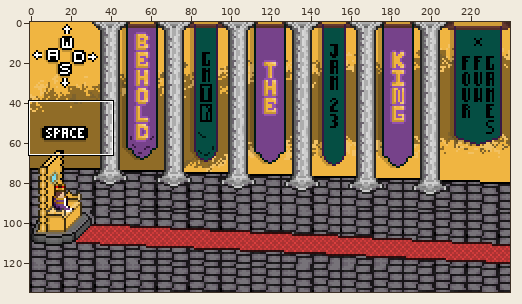
Edited in one commit: sprite sheet (Menus/MainMenu/Throne_Hall_Background.png). The picture above shows the old version from afar; the outline marks the close-up.
Close-up. Before the edit:
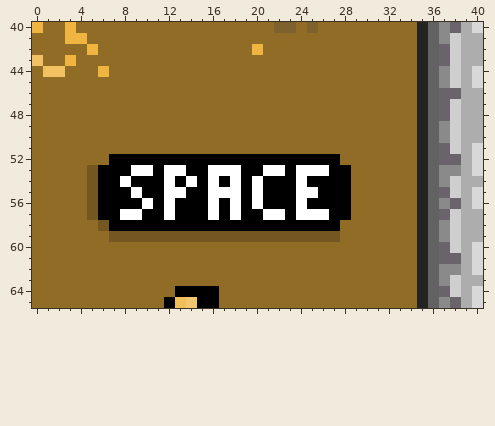
The file is 240x135 pixels. Colours within 5 levels of each other are drawn and written as one. Shown: x 0..40, y 40..65.
After the commit:
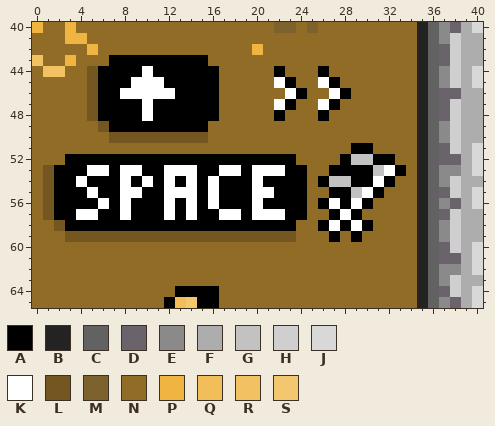
Palette (. is transparent): A #000000  B #232323  C #626262  D #6a636c  E #8a8a8a  F #adadad  G #c2c2c2  H #cfcfcf  J #d8d8d8  K #ffffff  L #735620  M #7d622d  N #906c27  P #f0b541  Q #f2be5a  R #f2c162  S #f3c670
From old to new:
Changed rows in their new state; - is an unchanged pixel.
first column x 1:
43 ------AAAAAAAAA------------------
44 ----LAAAAKAAAAAA-----A---A-------
45 ----LAAAKKKAAAAA-----KA--KA------
46 ----LAAKKKKKAAAA------KA--KA-----
47 ----LAAAAKAAAAAA-----KA--KA------
48 ----LAAAAKAAAAAA-----A---A-------
49 -----LAAAAAAAAA------------------
50 ------LLLLLLLLL------------------
51 ----------------------------AA---
52 --AAAA-----------------NNNNAGGAA-
53 LAAAKK-K-A---K-A---K---ANN--AAGKA
54 LAAKA----K-------A-----AN-GGAAKA-
55 LAAAK--K-----K--AA--K--ANN--GKA--
56 LAAAAK-K-A---K---A-----AN-K-KA---
57 LAAKK---A----K-AK--K---ANN-KA----
58 -LAAAA-----------------NN-KAKA---
59 --LLLL-----------------NNNA-A----
Where, in picture pixels (left, top, right, bottom), the same in both close-ups:
changed: (43, 55, 406, 242)
